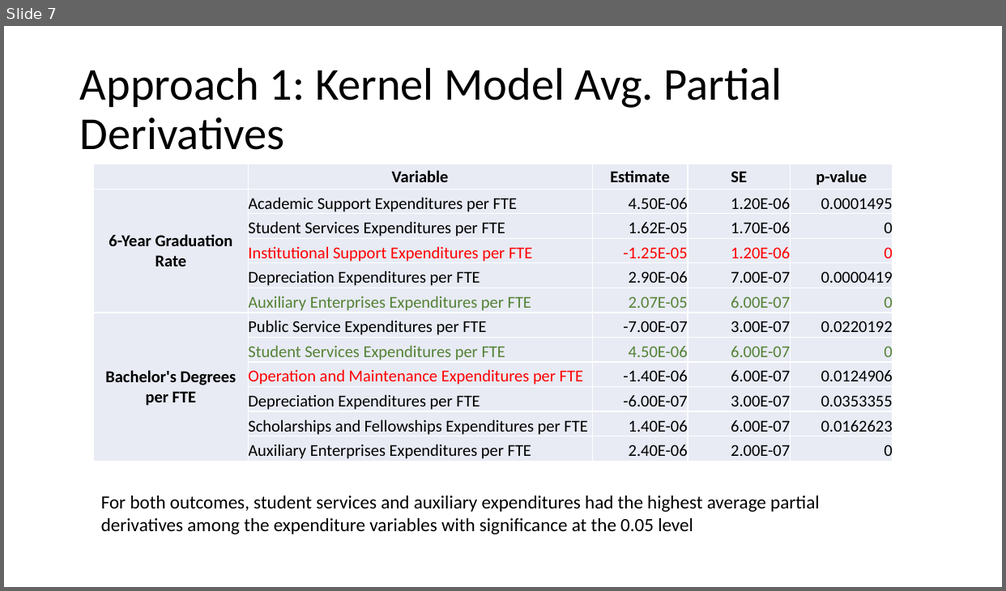
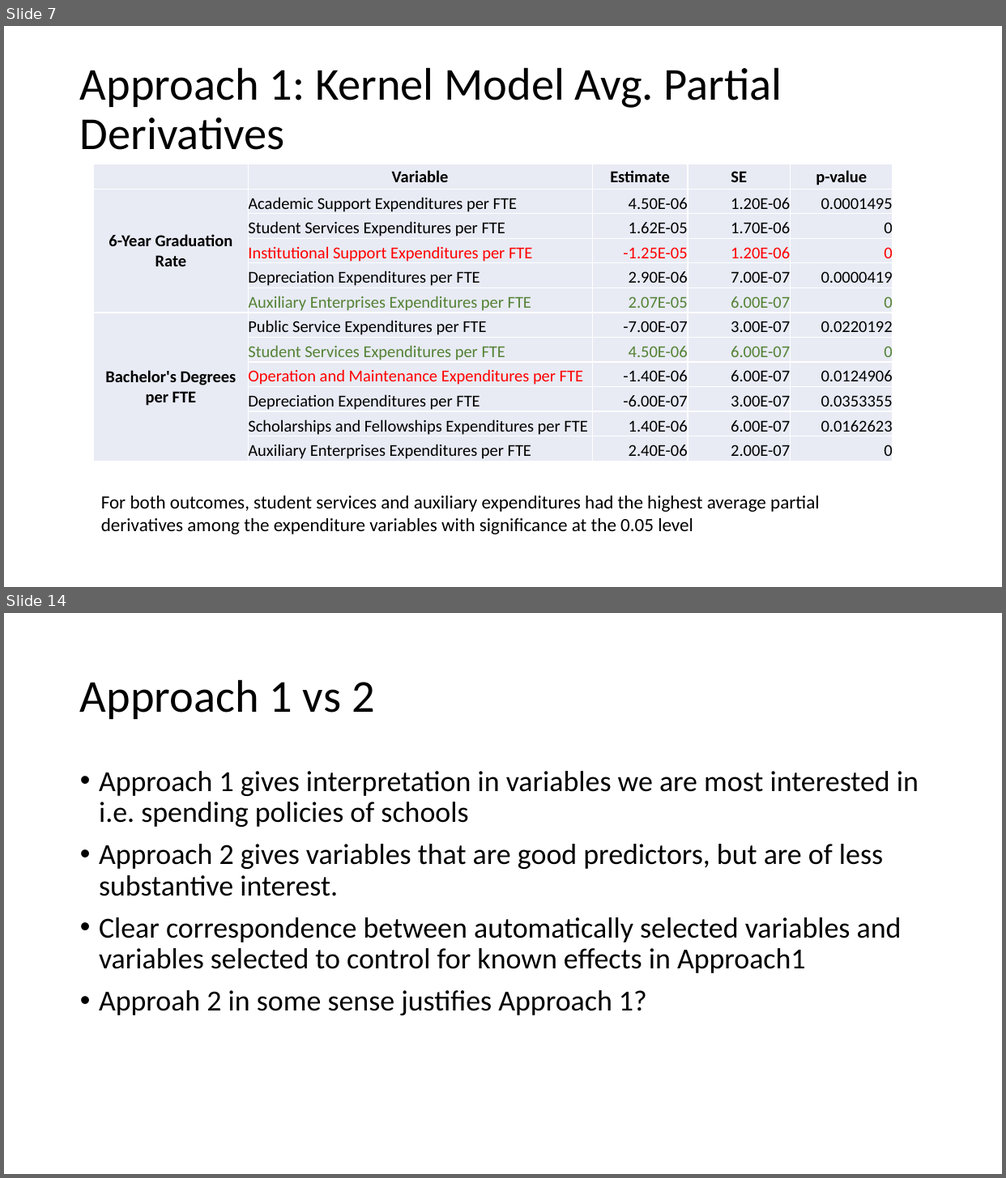
Before and after one commit to duncan-clark/DeltaCostProject_DataAnalysis, a slide deck: reports/18_03_13 Presentation.pptx. Shown one above the other, each under a label of ours: slide 7 before the commit, slides 7 and 14 after it; the slides between them are not shown. The pictures are 1006x591 and 1006x1178 pixels, drawn with LibreOffice and Linux fonts; fonts in the diff are those of the drawing. Boxes give left, top, right and bottom in pixels: in the first picture for what was removed or moved away, otherwise in the second. Text is boxed around its words. In the diff, an @@ line names an element or a change of style, - is before the commit and + after.

Commit message:
lasso variable selection kernel methods

```diff
--- a/reports/18_03_13 Presentation.pptx
+++ b/reports/18_03_13 Presentation.pptx
@@ slide 14 added at [4,613,1002,1174], background #FFFFFF @@
@@ title added at [80,679,375,719], 44 pt, text #000000 @@
+Approach 1 vs 2
@@ text added at [99,771,918,1016], 28 pt, text #000000 @@
+• Approach 1 gives interpretation in variables we are most interested in i.e. spending policies of schools
+• Approach 2 gives variables that are good predictors, but are of less substantive interest.
+• Clear correspondence between automatically selected variables and variables selected to control for known effects in Approach1
+• Approah 2 in some sense justifies Approach 1?
```
Also in this commit, not shown: 2 slides changed, 6 other slides added, 3 other files.
